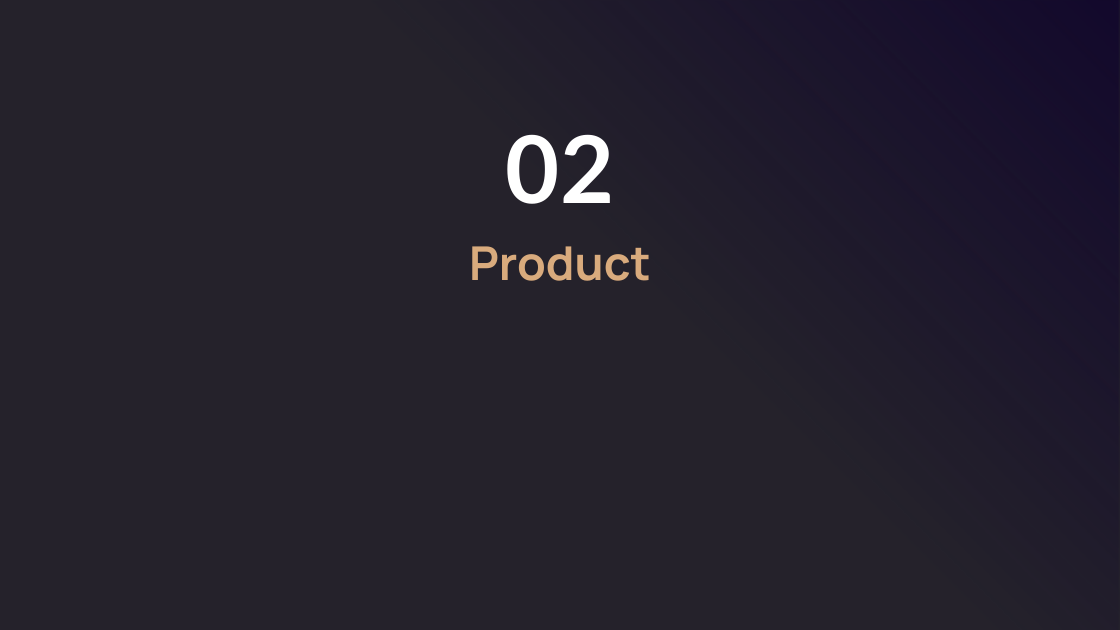
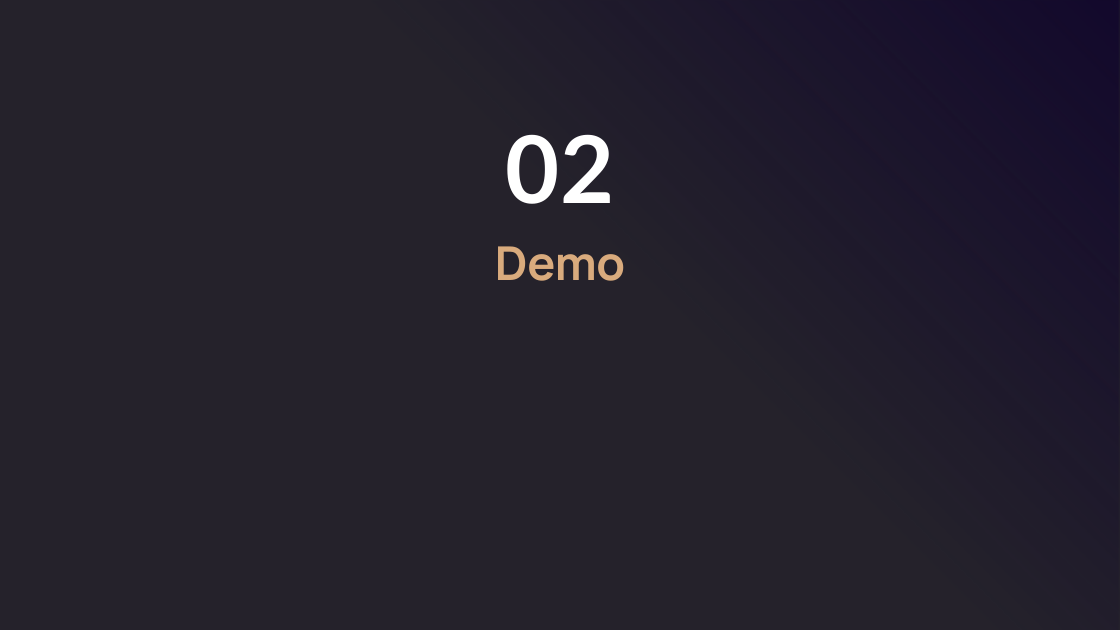
Before and after one commit to inktell/JSA, a slide deck: slide 5 of pp/ShopInk.pptx. Drawn at 1120x630 pixels with LibreOffice and Linux fonts; fonts in the diff are those of the drawing; background and template pictures are left out; a plain dark background stands for a picture behind light text. Boxes give left, top, right and bottom in pixels: in the first picture for what was removed or moved away, otherwise in the second. Text is boxed around its words. In the diff, an @@ line names an element or a change of style, - is before the commit and + after.

```diff
--- a/pp/ShopInk.pptx
+++ b/pp/ShopInk.pptx
@@ title at (495,246,625,281): text changed @@
-Product
+Demo
```
Also in this commit, not shown: 3 other slides changed, 2 other files.
